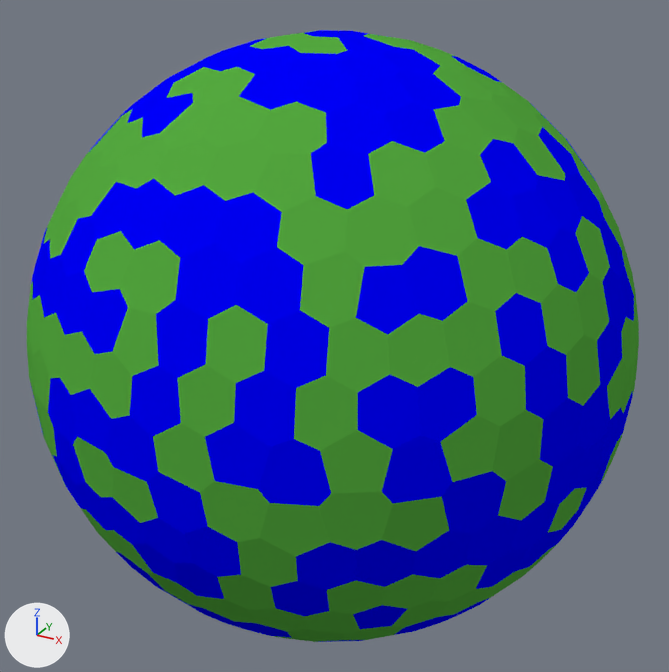
The Blender file World_Gen_Project.blend: old version first, new version second.
Before and after are seen from a 50 mm camera at (1.415, -2.56, 1.283) aimed at (0.005, 0.004, 0.001). The lights are fixed; the arrows at lower left show +X, +Y and +Z.

Names of what the first picture shows: 'Planet'.
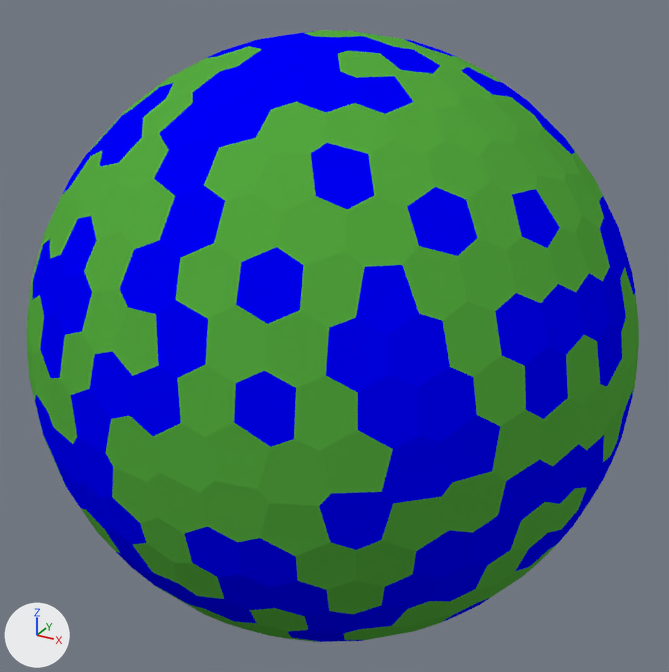
The change in detail:
me_planet has 1138 vertices, 571 faces and spans x -1.0..1.0, y -1.0..1.0, z -1.0..1.0.
me_planet is used by ob_planet; location (0.0, 0.0, 0.0).
me_planet part 1: 144 of the faces centred in x -0.97..0.99, y -0.99..0.99, z -0.9..1.0 switch from mat_water (blue #0000ff) to mat_land (green #55aa3f).
me_planet part 2: 129 of the faces centred in x -0.99..0.93, y -0.97..0.99, z -0.98..0.98 switch from mat_land (green #55aa3f) to mat_water (blue #0000ff).
me_planet part 3: 1 of the faces centred in x 0.98, y 0.0, z -0.19 switch from mat_land (green #55aa3f) to mat_water (blue #0000ff).

Where the change shows, as pixel boxes [x1, y1, x2, y2] in the pictures (669 x 672 px):
part 1 of me_planet, recoloured (blue to green): [31, 30, 634, 638] in both
part 2 of me_planet, recoloured (green to blue): [35, 31, 635, 641] in both
part 3 of me_planet, recoloured: [601, 433, 623, 482] in both
